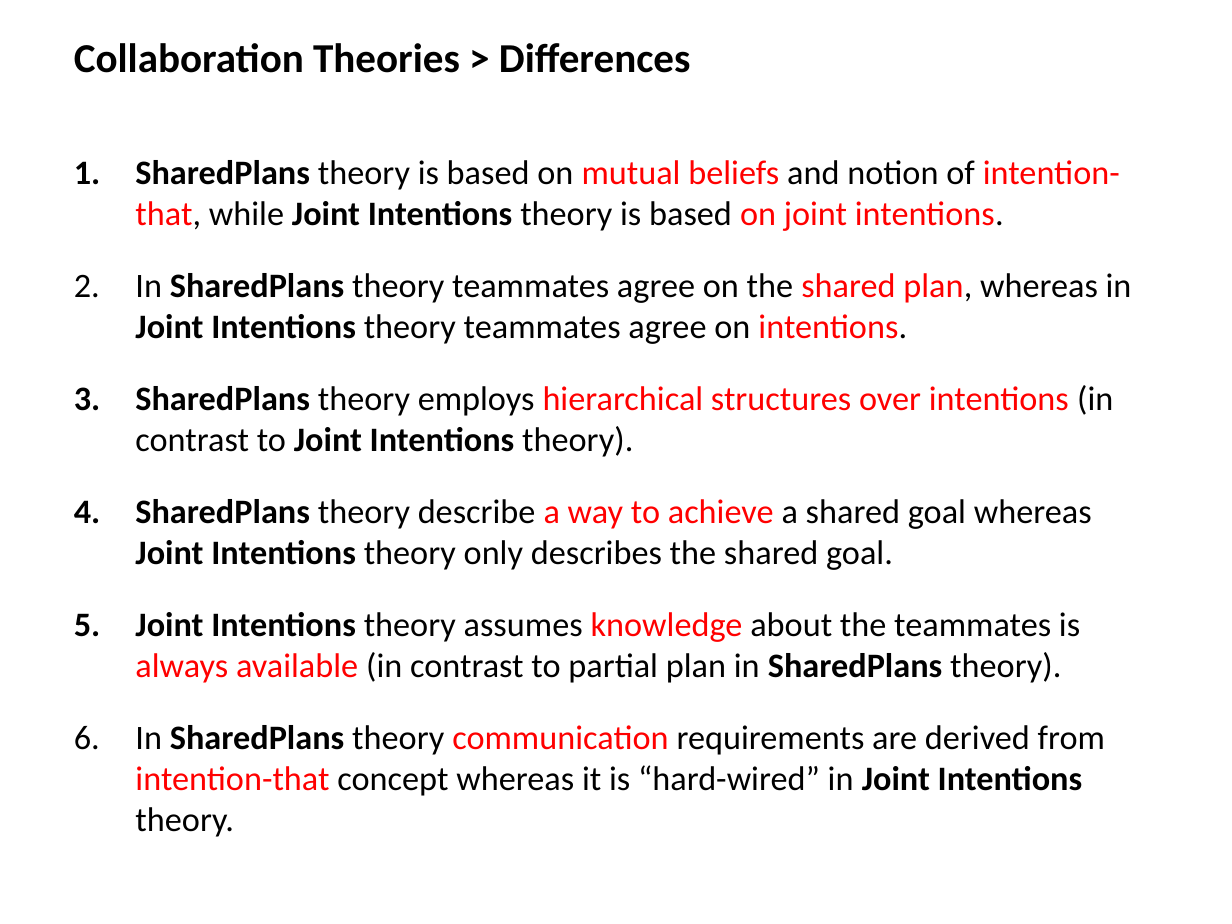
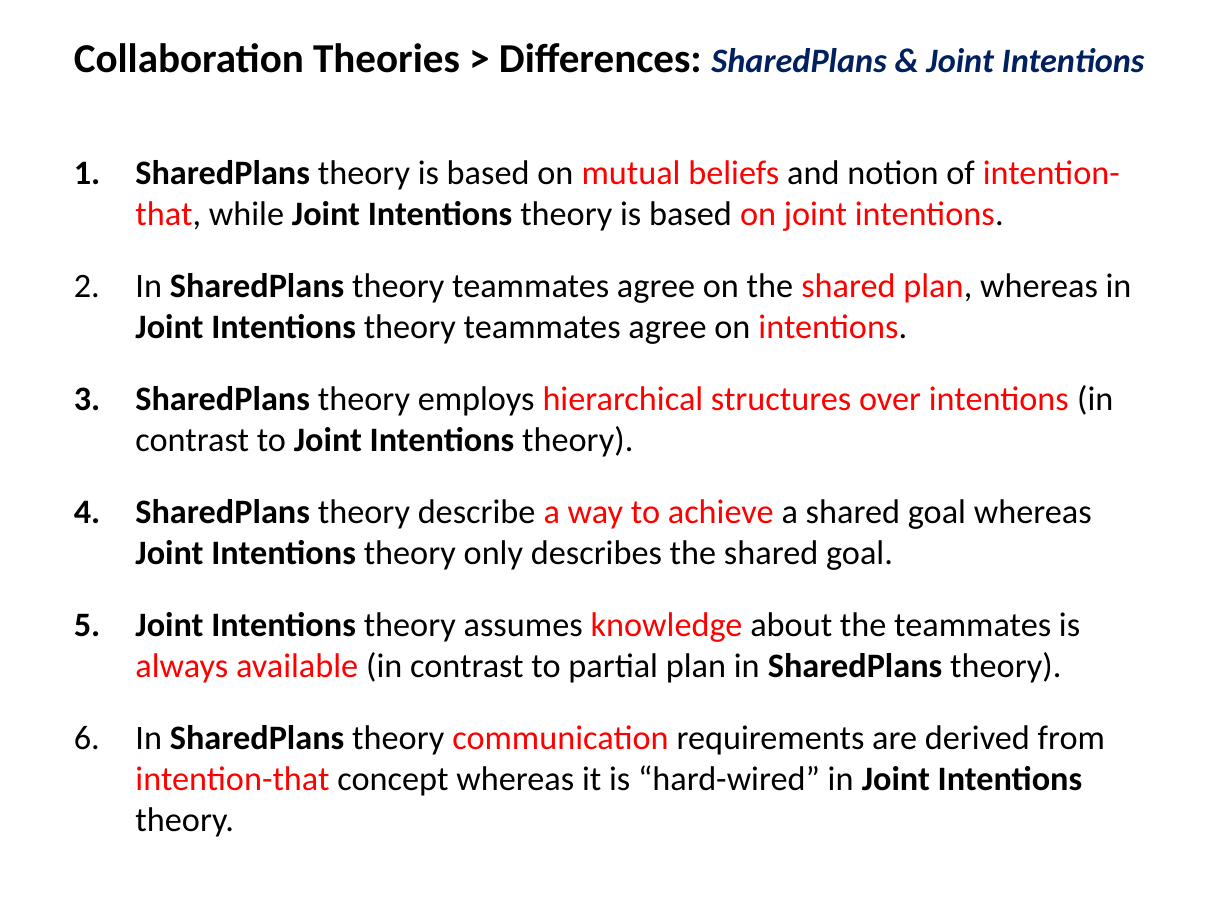
Before and after one commit to mshayganfar/CompExam1, a slide deck: slide 10 of presentation/PhD-comprehensive-exam-2.pptx. Drawn at 1232x924 pixels with LibreOffice and Linux fonts; fonts in the diff are those of the drawing. Boxes give left, top, right and bottom in pixels: in the first picture for what was removed or moved away, otherwise in the second. Text is boxed around its words. In the diff, an @@ line names an element or a change of style, - is before the commit and + after.

```diff
--- a/presentation/PhD-comprehensive-exam-2.pptx
+++ b/presentation/PhD-comprehensive-exam-2.pptx
@@ text at box(74, 43, 1145, 73): text changed @@
-Collaboration Theories > Differences
+Collaboration Theories > Differences: SharedPlans & Joint Intentions
```
Also in this commit, not shown: 6 other slides changed.
